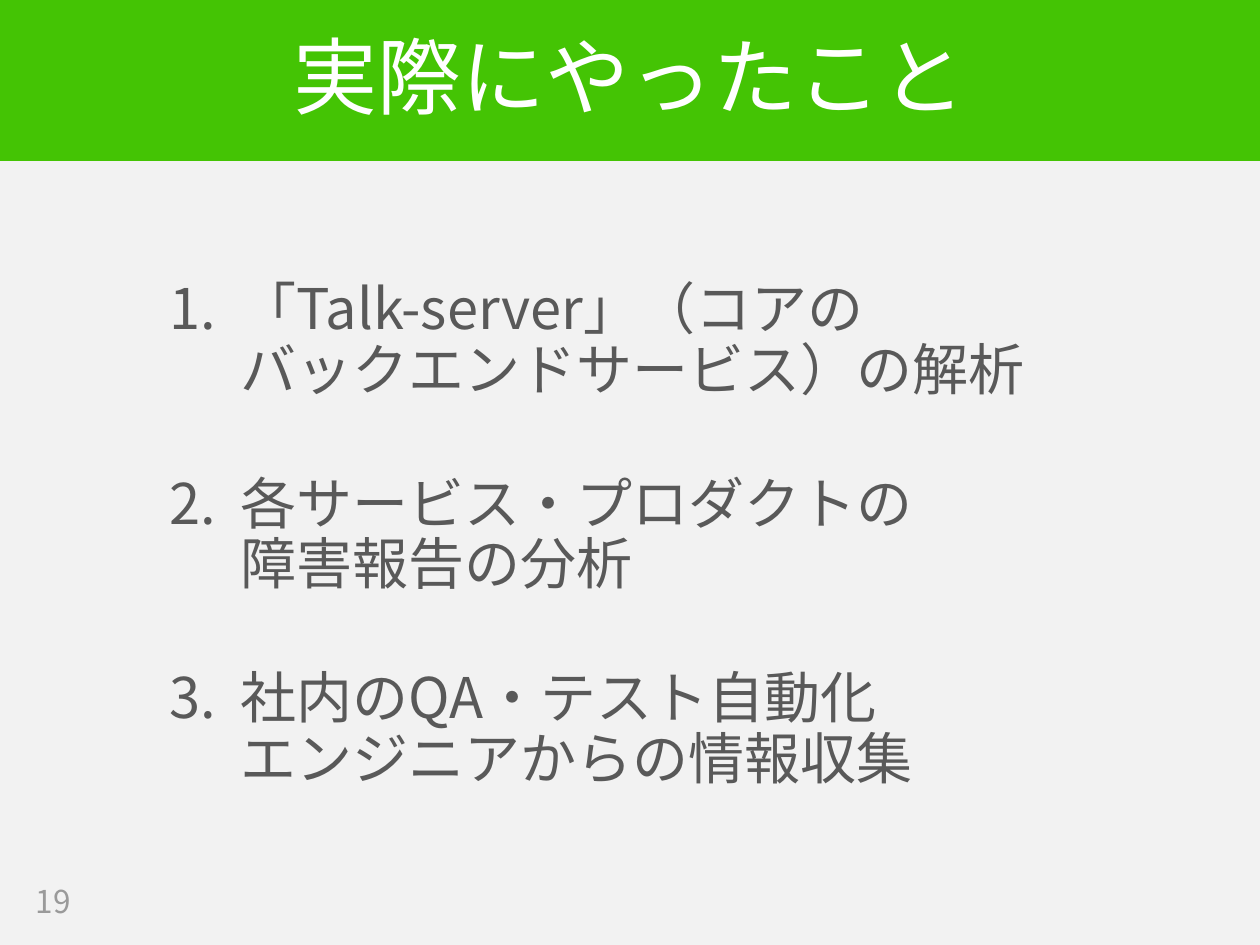
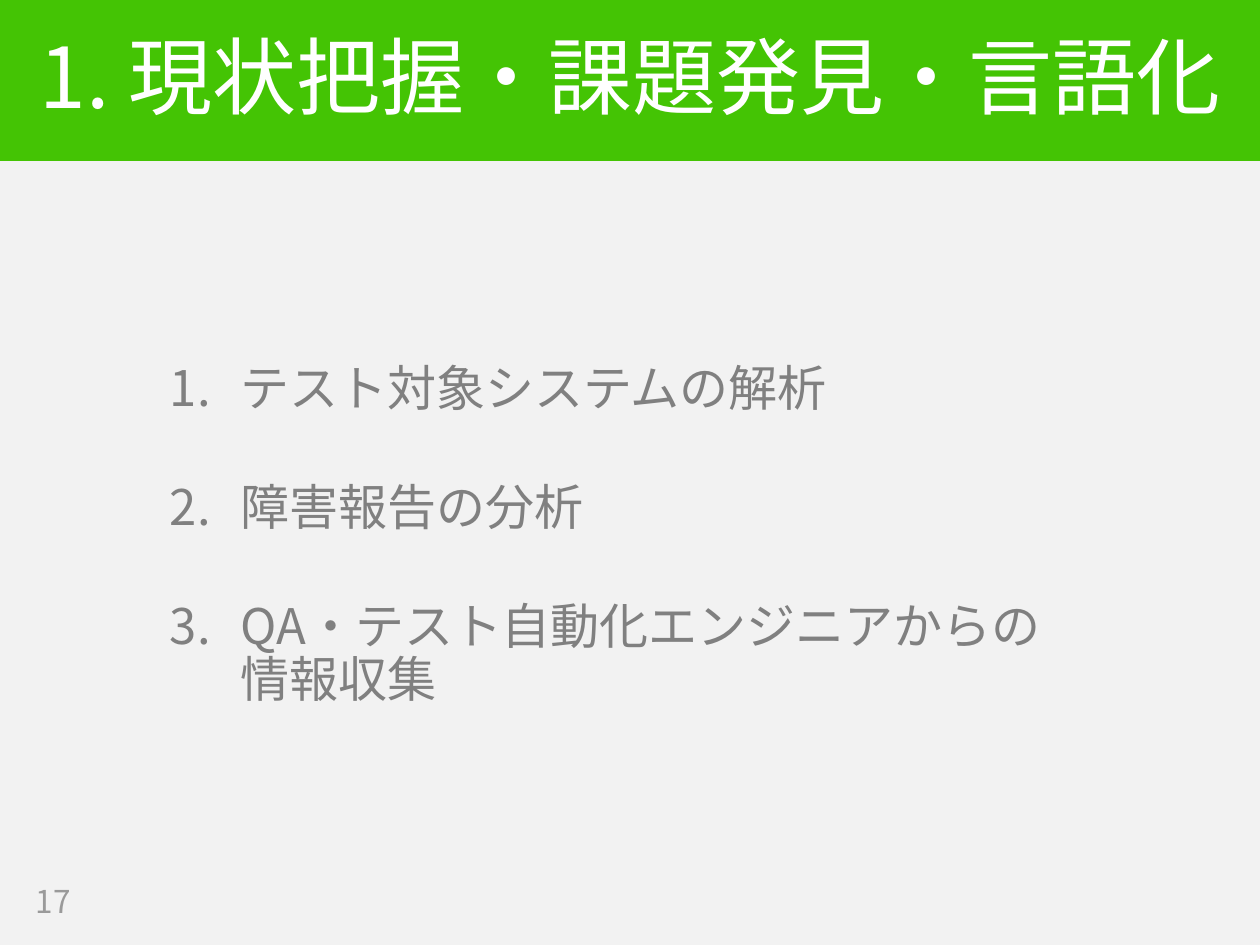
Before and after one commit to hageyahhoo/RSGT2018, a slide deck: slide 17 of SET_PO_ja.pptx (slide 19 before the commit). Drawn at 1260x945 pixels with LibreOffice and Linux fonts; fonts in the diff are those of the drawing. Boxes give left, top, right and bottom in pixels: in the first picture for what was removed or moved away, otherwise in the second. Text is boxed around its words. In the diff, an @@ line names an element or a change of style, - is before the commit and + after.

```diff
--- a/SET_PO_ja.pptx
+++ b/SET_PO_ja.pptx
@@ title at [40,37,1220,115]: text changed @@
-実際にやったこと
+1. 現状把握・課題発見・言語化
@@ text at [241,365,1041,701]: text changed; size 32 to 28 pt; text colour #595959 to #808080 @@
-  1. 「Talk-server」（コアの
-     バックエンドサービス）の解析
-  2. 各サービス・プロダクトの
-     障害報告の分析
-  3. 社内のQA・テスト自動化
-     エンジニアからの情報収集
+  1. テスト対象システムの解析
+  2. 障害報告の分析
+  3. QA・テスト自動化エンジニアからの
+     情報収集
@@ page number at [36,890,71,913]: text changed @@
-19
+17
```
Also in this commit, not shown: 17 other slides changed, 15 slides added, 7 slides removed.
